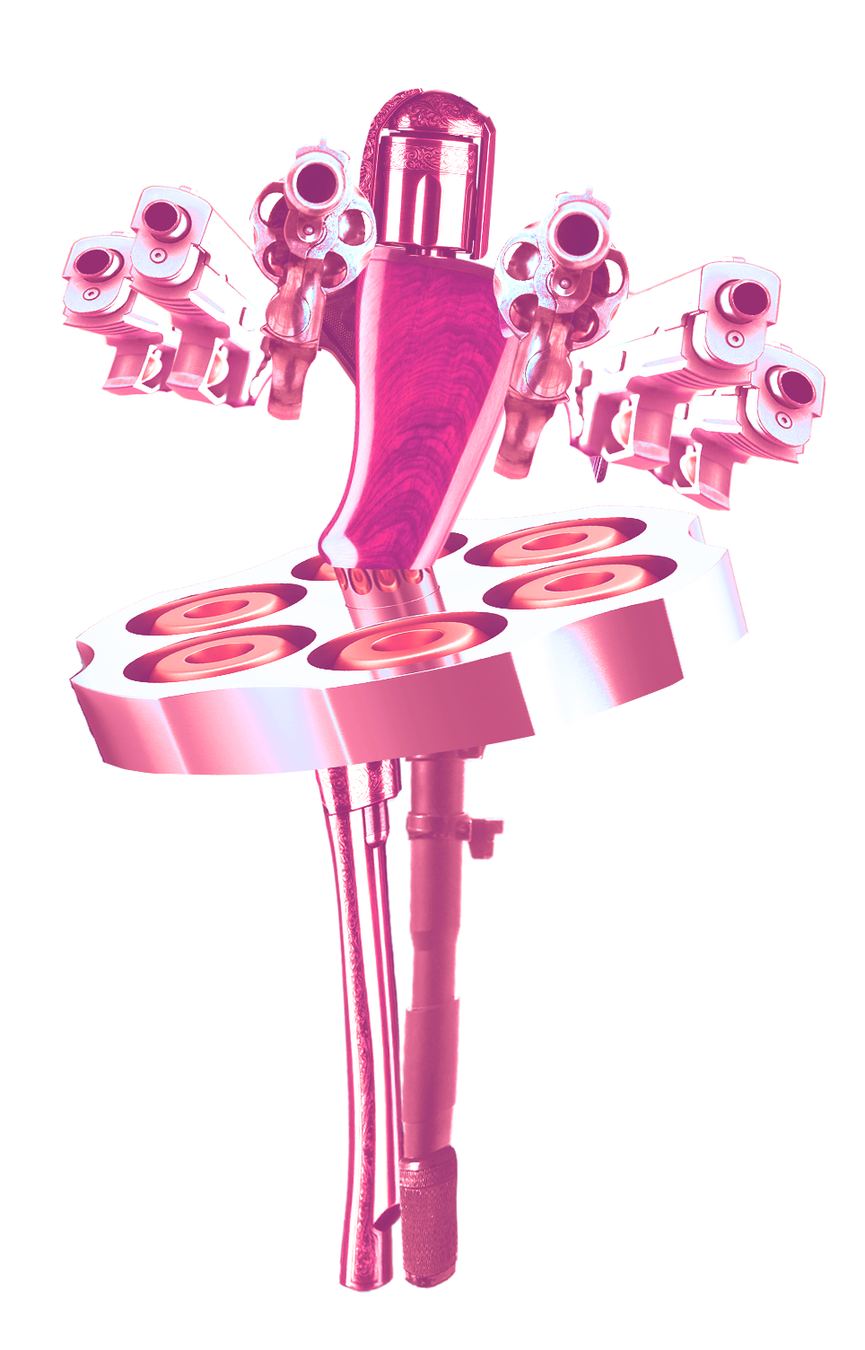
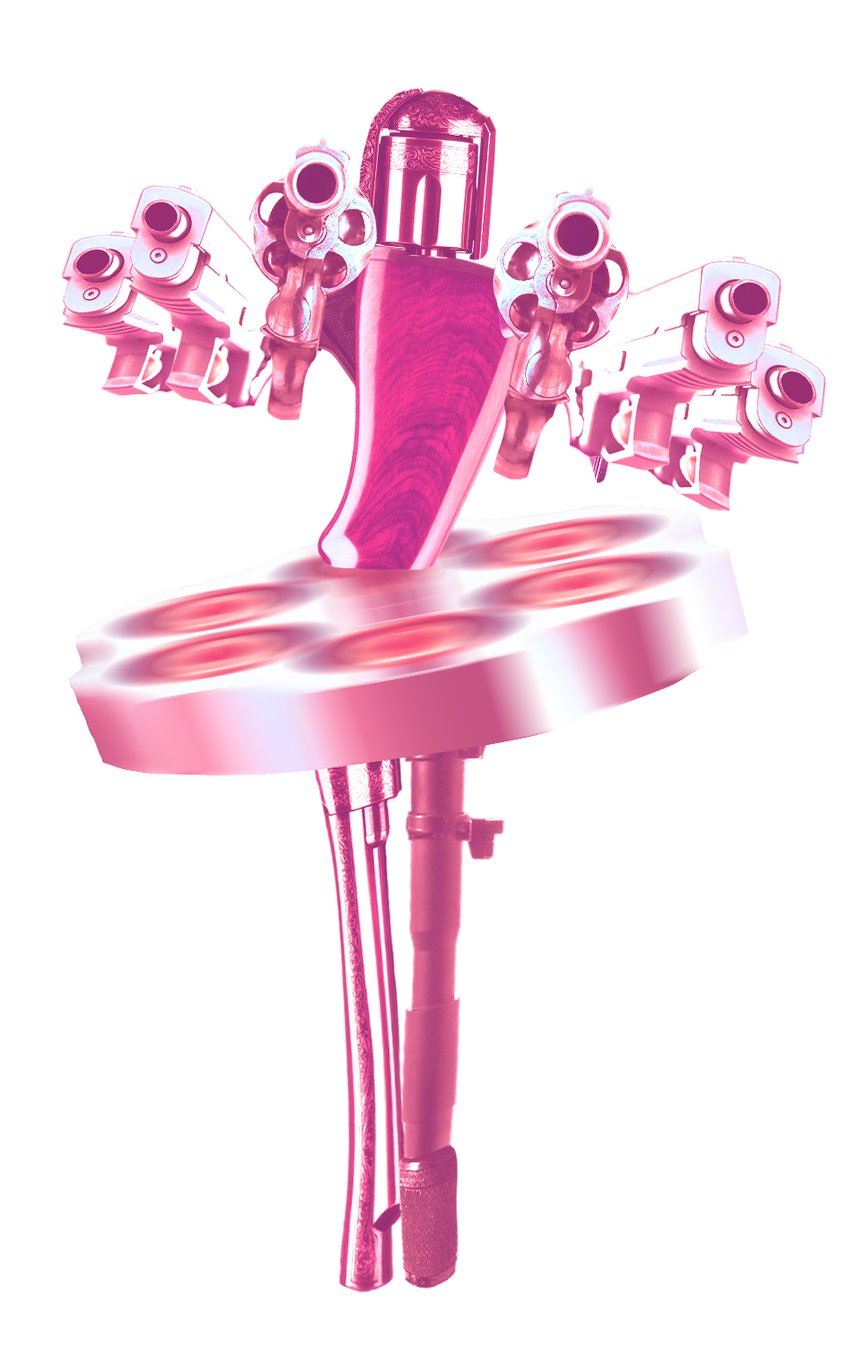
Layers edited between the first and the second 865×1350 image:
added layer "skirt frame 3" above "skirt frame 2" over [69, 505, 749, 776]
added layer "skirt frame 2" above "skirt frame 1" over [69, 505, 749, 776]
added layer "skirt frame 1" above "skirt" over [69, 505, 749, 776]
